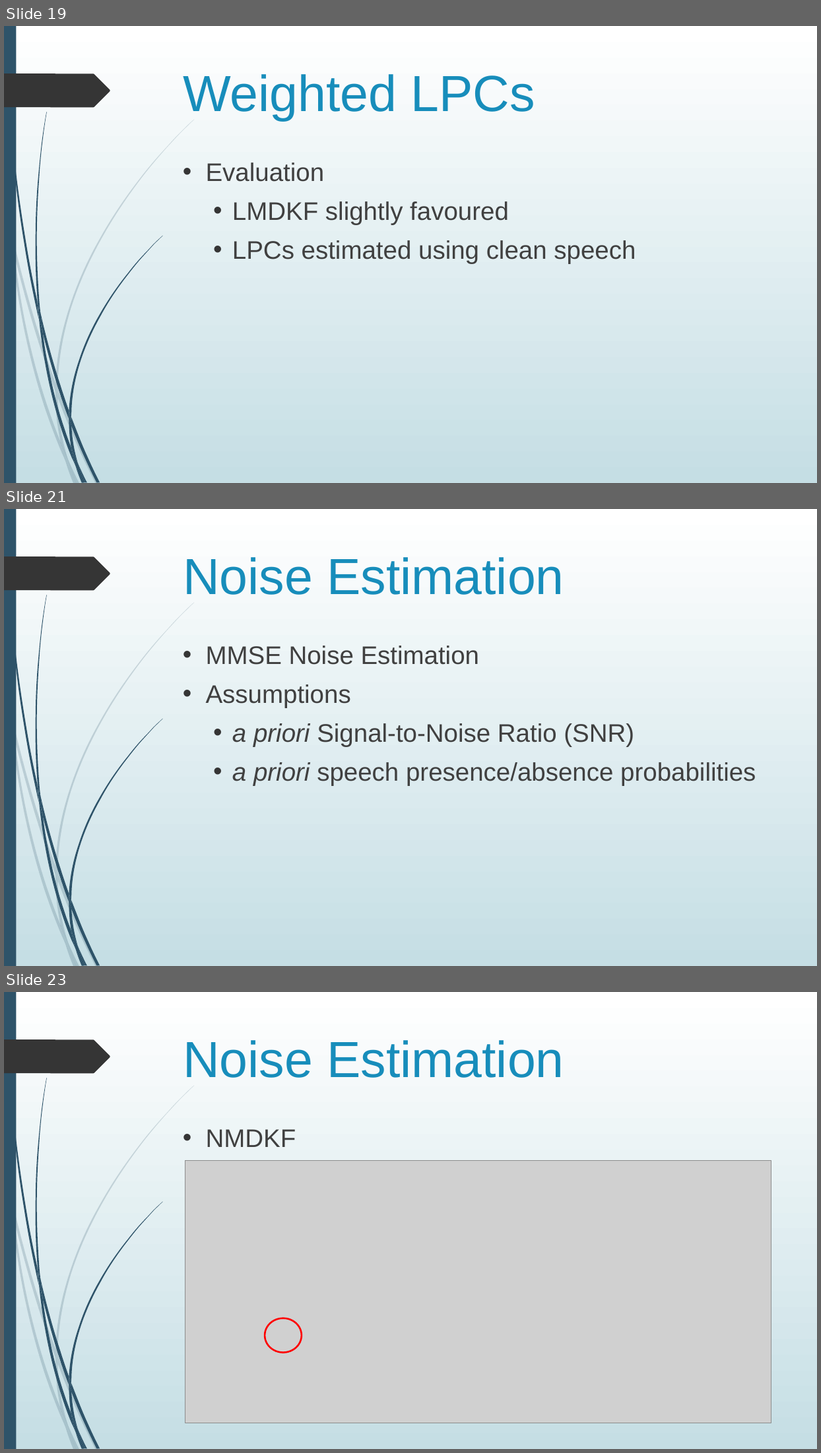
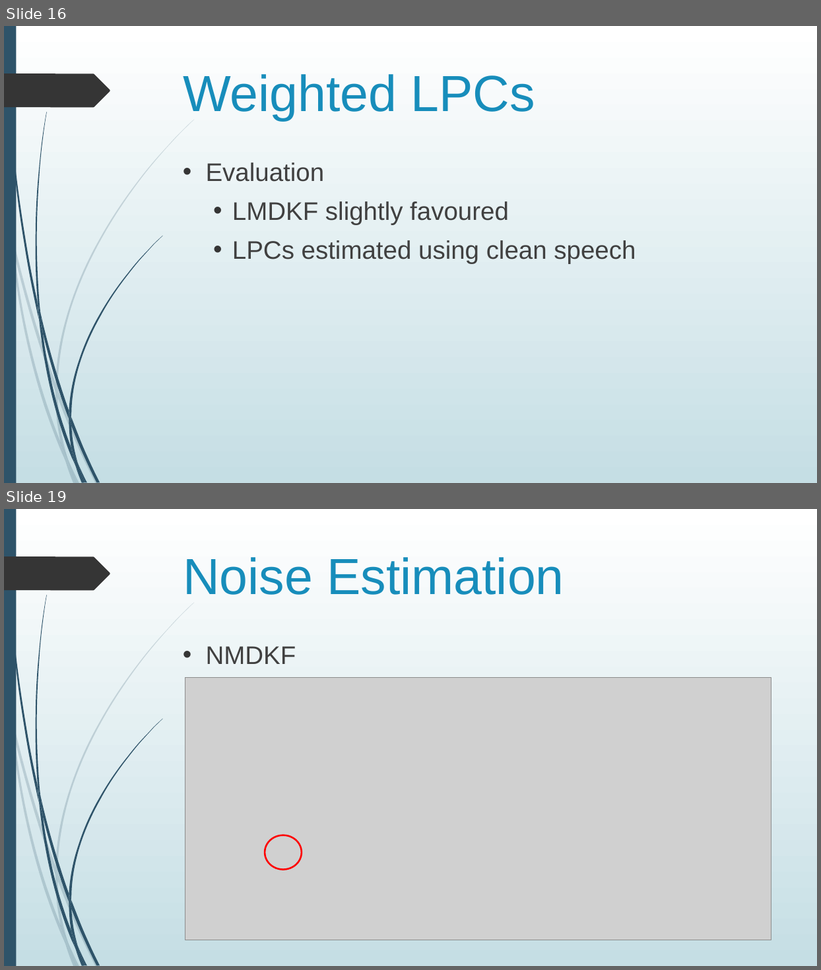
Before and after one commit to jygoh1/FinalYearProject, a slide deck: Presentation/draft_other.pptx. Shown one above the other, each under a label of ours: slides 19, 21 and 23 before the commit, slides 16 and 19 after it; the slides between them are not shown. The pictures are 821x1453 and 821x970 pixels, drawn with LibreOffice and Linux fonts; fonts in the diff are those of the drawing; grey boxes stand for pictures. Boxes give left, top, right and bottom in pixels: in the first picture for what was removed or moved away, otherwise in the second. Text is boxed around its words. In the diff, an @@ line names an element or a change of style, - is before the commit and + after.

```diff
--- a/Presentation/draft_other.pptx
+++ b/Presentation/draft_other.pptx
@@ slide 21 removed at [4, 509, 817, 966], background gradient #FFFFFF to #C5DEE5; not listed: 24 template elements that a slide beside it also shows @@
@@ title removed at [183, 557, 564, 595] @@
-Noise Estimation
@@ text removed at [206, 646, 756, 786] @@
-• MMSE Noise Estimation
-• Assumptions
-  • a priori Signal-to-Noise Ratio (SNR)
-  • a priori speech presence/absence probabilities
@@ what was slide 19 is now slide 16 @@
@@ what was slide 23 is now slide 19 @@
```
Also in this commit, not shown: 14 slides changed, 3 other slides removed, 4 other files.
